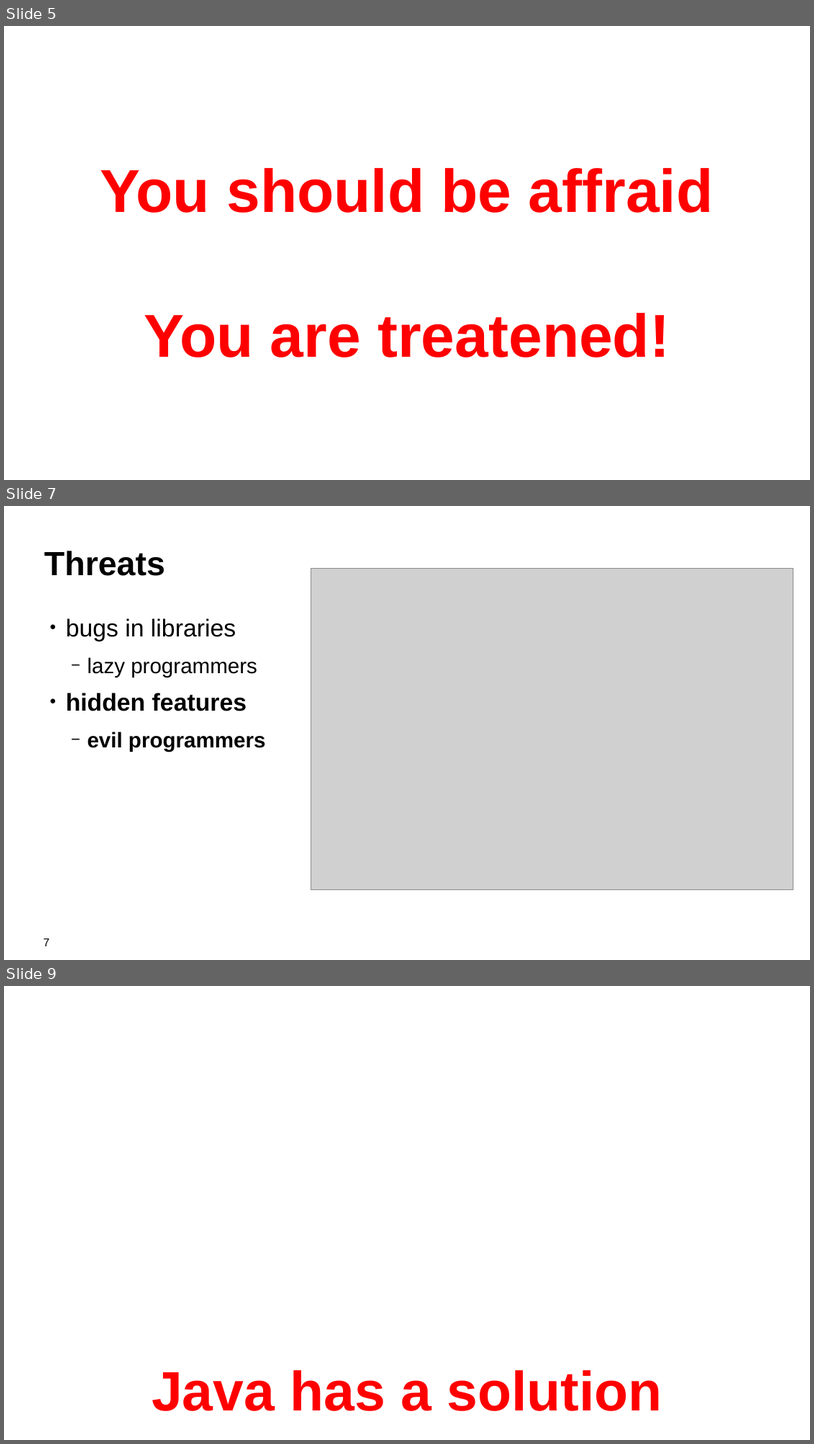
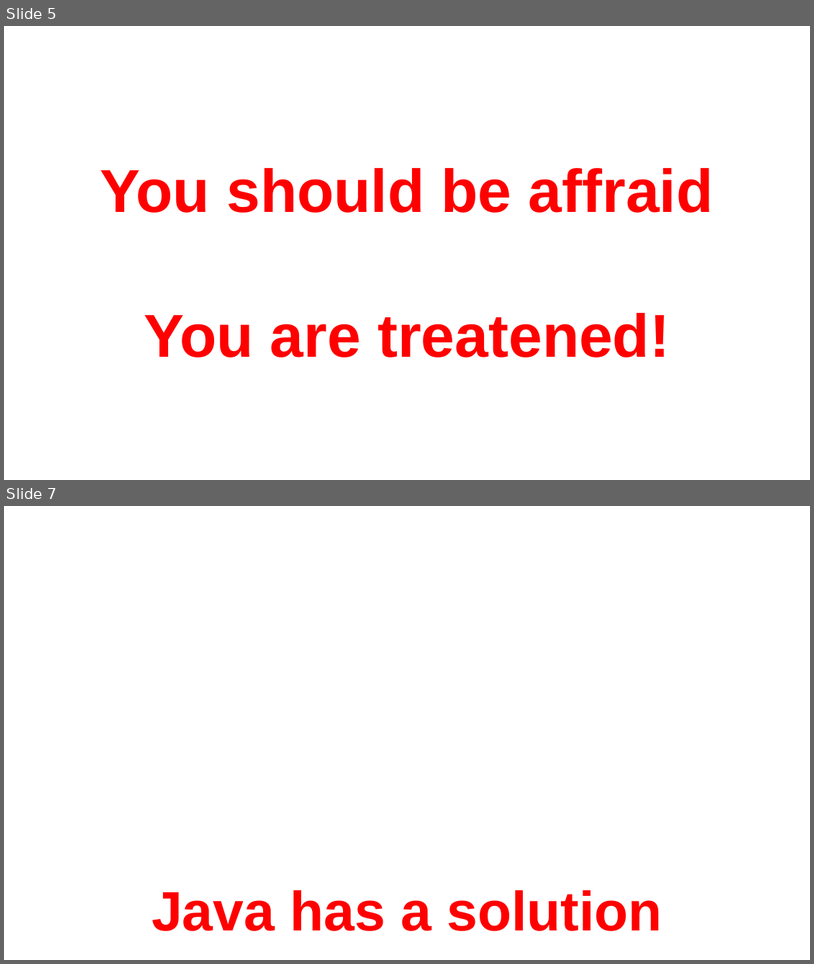
Before and after one commit to kwart/presentations, a slide deck: sec-man-reloaded.odp. Shown one above the other, each under a label of ours: slides 5, 7 and 9 before the commit, slides 5 and 7 after it; the slides between them are not shown. The pictures are 814x1444 and 814x964 pixels, drawn with LibreOffice and Linux fonts; fonts in the diff are those of the drawing; grey boxes stand for pictures; background and template pictures are left out. Boxes give left, top, right and bottom in pixels: in the first picture for what was removed or moved away, otherwise in the second. Text is boxed around its words. In the diff, an @@ line names an element or a change of style, - is before the commit and + after.

```diff
--- a/sec-man-reloaded.odp
+++ b/sec-man-reloaded.odp
@@ slide 7 removed at (x1=4, y1=506, x2=810, y2=960), background #FFFFFF @@
@@ title removed at (x1=44, y1=551, x2=165, y2=576) @@
-Threats
@@ picture removed at (x1=311, y1=568, x2=793, y2=889) @@
@@ text removed at (x1=66, y1=618, x2=266, y2=752) @@
-● bugs in libraries
-  − lazy programmers
-● hidden features
-  − evil programmers
@@ page number removed at (x1=44, y1=938, x2=50, y2=946) @@
-7
@@ what was slide 9 is now slide 7 @@
```
Also in this commit, not shown: 1 slide changed, 1 other slide removed.
